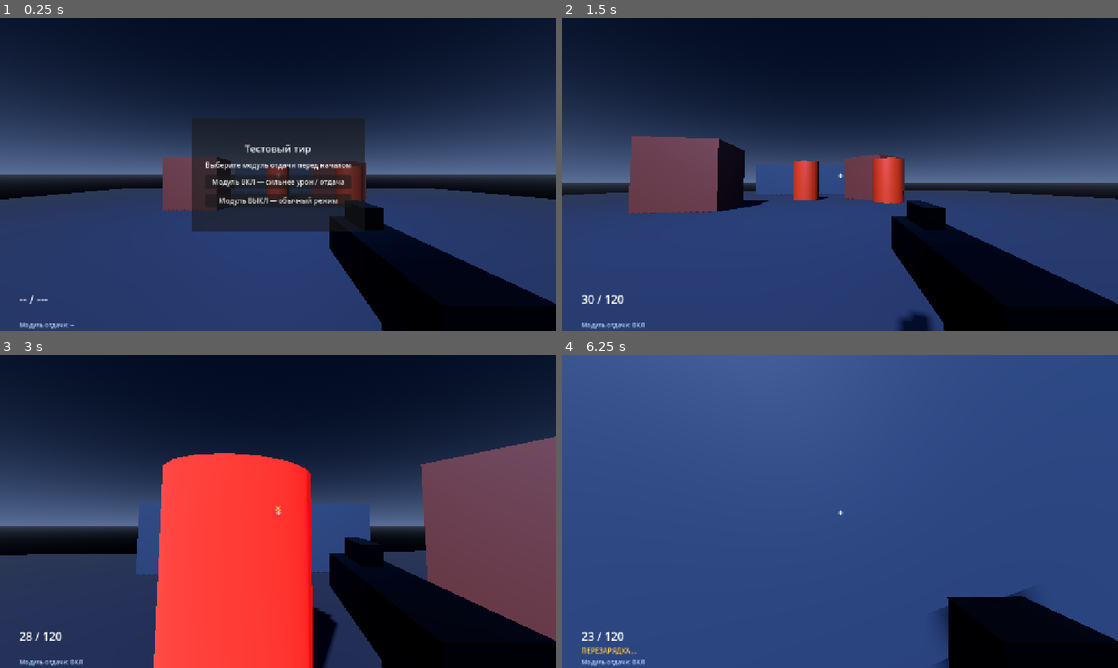
Above: before the commit, frames 1-4 (two rows, left to right).
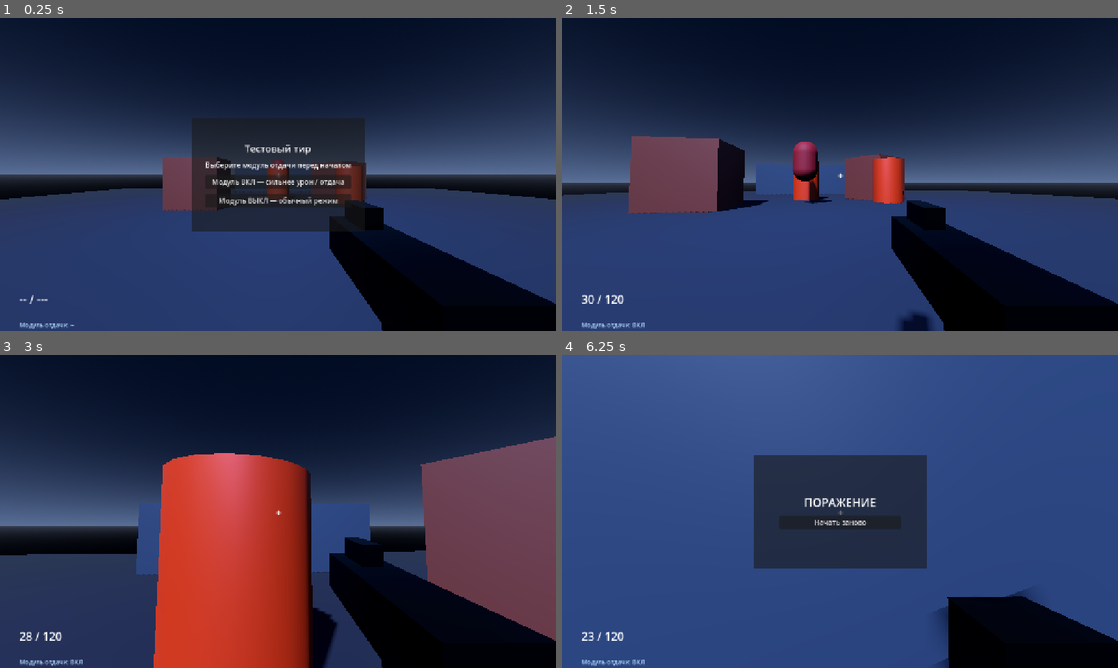
Above: after the commit, the same moments.

Repository: Rassvet-Studio/RogueShoot_New
Game: Godot game, scene res://scenes/main.tscn
The game is run twice, just before and just after one commit, with the same random seed, the same clock (stepped at 60 frames per second) and the same inputs.
Inputs (mouse positions are in pixels of both pictures, inside the frame that each line leads up to):
- Up to frame 1 (0.25 s): no input
- Up to frame 2 (1.5 s): click "Модуль ВКЛ — сильнее урон / о…" at 0.5 s; move the mouse to (867, 174) at 1.27 s; hold W (move_forward) from 1.28 s (still down); hold F (spawn_enemy, bound only after the commit) from 1.28 s (still down); tap Ctrl (slide) at 1.35 s
- Up to frame 3 (3 s): keep holding W (move_forward); tap Space (jump) at 1.52, 2.27 s; move the mouse to (250, 511) at 2.02 s; release F (spawn_enemy, bound only after the commit) at 2.03 s; tap F (spawn_enemy, bound only after the commit) at 2.1 s; tap Ctrl (slide) at 2.3 s; move the mouse to (289, 505) at 2.77 s; press the mouse at (289, 505) at 2.78 s
- Up to frame 4 (6.25 s): keep holding W (move_forward); tap F (spawn_enemy, bound only after the commit) at 3.05 s; move the mouse to (834, 517) at 3.52 s; release the mouse at (834, 517) at 3.53 s; tap Ctrl (slide) at 3.6, 5.1 s; tap Space (jump) at 3.77, 4.52, 5.27 s; move the mouse to (878, 514) at 4.27 s; hold F (spawn_enemy, bound only after the commit) 4.28-5.03 s; tap R (reload) at 4.9 s; move the mouse to (795, 508) at 5.02 s; move the mouse to (845, 511) at 5.77 s; hold F (spawn_enemy, bound only after the commit) from 5.78 s (still down)

The runs differ from the first frame. In frame 1, less than 0.1% of the frame differs, in the area x 48-52%, y 45-48%; in frame 2, 0.6%; in frame 3, 19%, in the area x 27-57%, y 31-100%; in frame 4, 11%.
Error after the commit: Invalid type in function 'apply_damage' in base 'StaticBody3D (DamageableTarget)'. Cannot convert argument 2 from Vector3 to Object. (res://scripts/weapons/aut…

Commit message:
feat: add basic melee enemy combat

Diff:
--- a/project.godot
+++ b/project.godot
@@ -29,6 +29,7 @@
 fire={"deadzone": 0.5, "events": [Object(InputEventMouseButton,"button_index":1)]}
 reload={"deadzone": 0.5, "events": [Object(InputEventKey,"physical_keycode":82)]}
 slide={"deadzone": 0.5, "events": [Object(InputEventKey,"physical_keycode":4194326)]}
+spawn_enemy={"deadzone": 0.5, "events": [Object(InputEventKey,"physical_keycode":70)]}
 
 [layer_names]
 3d_physics/layer_1="World"
--- /dev/null
+++ b/scenes/enemies/melee_enemy.tscn
@@ -0,0 +1,42 @@
+[gd_scene load_steps=7 format=3]
+
+[ext_resource type="Script" path="res://scripts/enemies/melee_enemy.gd" id="1_enemy"]
+[ext_resource type="Script" path="res://scripts/combat/health_component.gd" id="2_health"]
+
+[sub_resource type="CapsuleMesh" id="EnemyMesh"]
+radius = 0.55
+height = 1.8
+radial_segments = 16
+
+[sub_resource type="StandardMaterial3D" id="EnemyMaterial"]
+albedo_color = Color(0.5, 0.08, 0.12, 1)
+roughness = 0.72
+
+[sub_resource type="CapsuleShape3D" id="EnemyShape"]
+radius = 0.55
+height = 1.8
+
+[node name="MeleeEnemy" type="CharacterBody3D"]
+collision_layer = 4
+collision_mask = 1
+script = ExtResource("1_enemy")
+
+[node name="Visual" type="MeshInstance3D" parent="."]
+position = Vector3(0, 0.9, 0)
+mesh = SubResource("EnemyMesh")
+material_override = SubResource("EnemyMaterial")
+
+[node name="CollisionShape3D" type="CollisionShape3D" parent="."]
+position = Vector3(0, 0.9, 0)
+shape = SubResource("EnemyShape")
+
+[node name="NavigationAgent3D" type="NavigationAgent3D" parent="."]
+path_desired_distance = 0.35
+target_desired_distance = 1.35
+radius = 0.45
+height = 1.8
+avoidance_enabled = true
+
+[node name="Health" type="Node" parent="."]
+script = ExtResource("2_health")
+max_health = 100.0
--- a/scenes/main.tscn
+++ b/scenes/main.tscn
@@ -1,9 +1,10 @@
-[gd_scene load_steps=18 format=3]
+[gd_scene load_steps=20 format=3]
 
 [ext_resource type="PackedScene" path="res://scenes/player/player.tscn" id="1_player"]
 [ext_resource type="PackedScene" path="res://scenes/targets/target.tscn" id="3_target"]
 [ext_resource type="PackedScene" path="res://scenes/ui_range_hud.tscn" id="4_hud"]
 [ext_resource type="Script" path="res://scripts/world/main.gd" id="5_main"]
+[ext_resource type="PackedScene" path="res://scenes/enemies/melee_enemy.tscn" id="6_enemy"]
 
 [sub_resource type="ProceduralSkyMaterial" id="SkyMaterial"]
 sky_top_color = Color(0.025, 0.055, 0.12, 1)
@@ -53,11 +54,18 @@
 albedo_color = Color(0.2, 0.26, 0.34, 1)
 roughness = 0.75
 
+[sub_resource type="NavigationMesh" id="ArenaNavigationMesh"]
+vertices = PackedVector3Array(-18, 0.1, -18, 18, 0.1, -18, 18, 0.1, 18, -18, 0.1, 18)
+polygons = [PackedInt32Array(0, 1, 2, 3)]
+
 [node name="Main" type="Node3D"]
 script = ExtResource("5_main")
 
 [node name="Environment" type="WorldEnvironment" parent="."]
 environment = SubResource("Environment")
+
+[node name="NavigationRegion3D" type="NavigationRegion3D" parent="."]
+navigation_mesh = SubResource("ArenaNavigationMesh")
 
 [node name="KeyLight" type="DirectionalLight3D" parent="."]
 rotation_degrees = Vector3(-52, -28, 0)
@@ -93,6 +101,10 @@
 [node name="Collision" type="CollisionShape3D" parent="ObstacleA"]
 shape = SubResource("ObstacleShape")
 
+[node name="NavigationObstacle3D" type="NavigationObstacle3D" parent="ObstacleA"]
+height = 2.5
+radius = 1.8
+
 [node name="ObstacleB" type="StaticBody3D" parent="."]
 position = Vector3(4, 1.25, -8)
 rotation_degrees = Vector3(0, 35, 0)
@@ -105,6 +117,10 @@
 [node name="Collision" type="CollisionShape3D" parent="ObstacleB"]
 shape = SubResource("ObstacleShape")
 
+[node name="NavigationObstacle3D" type="NavigationObstacle3D" parent="ObstacleB"]
+height = 2.5
+radius = 1.8
+
 [node name="BackWall" type="StaticBody3D" parent="."]
 position = Vector3(0, 1.25, -13)
 collision_layer = 1
@@ -116,8 +132,15 @@
 [node name="Collision" type="CollisionShape3D" parent="BackWall"]
 shape = SubResource("WallShape")
 
+[node name="NavigationObstacle3D" type="NavigationObstacle3D" parent="BackWall"]
+height = 2.5
+radius = 4.0
+
 [node name="Player" parent="." instance=ExtResource("1_player")]
 position = Vector3(0, 0.2, 5)
+
+[node name="MeleeEnemy" parent="." instance=ExtResource("6_enemy")]
+position = Vector3(0, 1.1, -10)
 
 [node name="TargetLeft" parent="." instance=ExtResource("3_target")]
 position = Vector3(-4, 1.1, -5)
--- a/scenes/player/player.tscn
+++ b/scenes/player/player.tscn
@@ -1,7 +1,8 @@
-[gd_scene load_steps=8 format=3]
+[gd_scene load_steps=9 format=3]
 
 [ext_resource type="Script" path="res://scripts/player/fps_player.gd" id="1_player"]
 [ext_resource type="PackedScene" path="res://scenes/weapons/automatic_rifle.tscn" id="2_rifle"]
+[ext_resource type="Script" path="res://scripts/combat/health_component.gd" id="3_health"]
 
 [sub_resource type="CapsuleShape3D" id="CapsuleShape_player"]
 radius = 0.45
@@ -43,3 +44,7 @@
 near = 0.05
 
 [node name="AutomaticRifle" parent="CameraPivot" instance=ExtResource("2_rifle")]
+
+[node name="Health" type="Node" parent="."]
+script = ExtResource("3_health")
+max_health = 100.0
--- a/scenes/targets/target.tscn
+++ b/scenes/targets/target.tscn
@@ -1,6 +1,7 @@
-[gd_scene load_steps=5 format=3]
+[gd_scene load_steps=6 format=3]
 
 [ext_resource type="Script" path="res://scripts/weapons/damageable_target.gd" id="1_target"]
+[ext_resource type="Script" path="res://scripts/combat/health_component.gd" id="2_health"]
 
 [sub_resource type="CylinderMesh" id="TargetMesh"]
 top_radius = 0.72
@@ -29,3 +30,7 @@
 
 [node name="CollisionShape3D" type="CollisionShape3D" parent="."]
 shape = SubResource("TargetShape")
+
+[node name="Health" type="Node" parent="."]
+script = ExtResource("2_health")
+max_health = 100.0
--- a/scenes/ui_range_hud.tscn
+++ b/scenes/ui_range_hud.tscn
@@ -58,6 +58,37 @@
 theme_override_font_sizes/font_size = 14
 text = "СКОЛЬЖЕНИЕ: ГОТОВО"
 
+[node name="Health" type="ProgressBar" parent="Margin/VBox"]
+custom_minimum_size = Vector2(250, 18)
+layout_mode = 2
+max_value = 100.0
+value = 100.0
+show_percentage = true
+
+[node name="DefeatPanel" type="PanelContainer" parent="."]
+offset_left = 440.0
+offset_top = 230.0
+offset_right = 840.0
+offset_bottom = 490.0
+
+[node name="Center" type="CenterContainer" parent="DefeatPanel"]
+layout_mode = 2
+
+[node name="VBox" type="VBoxContainer" parent="DefeatPanel/Center"]
+custom_minimum_size = Vector2(280, 0)
+layout_mode = 2
+theme_override_constants/separation = 12
+
+[node name="Title" type="Label" parent="DefeatPanel/Center/VBox"]
+layout_mode = 2
+theme_override_font_sizes/font_size = 26
+text = "ПОРАЖЕНИЕ"
+horizontal_alignment = 1
+
+[node name="Restart" type="Button" parent="DefeatPanel/Center/VBox"]
+layout_mode = 2
+text = "Начать заново"
+
 [node name="SetupPanel" type="PanelContainer" parent="."]
 offset_left = 440.0
 offset_top = 230.0
--- /dev/null
+++ b/scripts/combat/health_component.gd
@@ -0,0 +1,34 @@
+class_name HealthComponent
+extends Node
+## Reusable health and damage contract for players, enemies and future network actors.
+
+signal health_changed(current: float, maximum: float)
+signal died
+
+@export var max_health: float = 100.0
+var current_health: float
+var is_dead: bool = false
+
+func _ready() -> void:
+	reset_health()
+
+func reset_health() -> void:
+	current_health = max_health
+	is_dead = false
+	health_changed.emit(current_health, max_health)
+
+func apply_damage(amount: float, _source: Node = null) -> bool:
+	if is_dead or amount <= 0.0:
+		return false
+	current_health = maxf(current_health - amount, 0.0)
+	health_changed.emit(current_health, max_health)
+	if current_health <= 0.0:
+		is_dead = true
+		died.emit()
+	return true
+
+func heal(amount: float) -> void:
+	if is_dead or amount <= 0.0:
+		return
+	current_health = minf(current_health + amount, max_health)
+	health_changed.emit(current_health, max_health)
--- /dev/null
+++ b/scripts/enemies/melee_enemy.gd
@@ -0,0 +1,156 @@
+class_name MeleeEnemy
+extends CharacterBody3D
+## Small navigation-driven melee enemy. Target selection is group-based for future co-op.
+
+@export_category("Detection")
+@export var detection_radius: float = 18.0
+@export var attack_range: float = 1.7
+@export_category("Movement")
+@export var move_speed: float = 3.2
+@export var acceleration: float = 12.0
+@export var stopping_acceleration: float = 18.0
+@export_category("Attack")
+@export var attack_damage: float = 15.0
+@export var attack_interval: float = 1.1
+@export var attack_windup: float = 0.18
+
+@onready var navigation_agent: NavigationAgent3D = $NavigationAgent3D
+@onready var health: HealthComponent = $Health
+@onready var visual: MeshInstance3D = $Visual
+
+var _target: Node3D
+var _attack_cooldown := 0.0
+var _attack_windup_remaining := 0.0
+var _hit_flash_remaining := 0.0
+var _base_material: Material
+var _hit_material: StandardMaterial3D
+var _attack_material: StandardMaterial3D
+
+func _ready() -> void:
+	add_to_group("enemies")
+	health.died.connect(_on_died)
+	health.health_changed.connect(_on_health_changed)
+	_base_material = visual.material_override
+	_hit_material = _make_flash_material(Color(1.0, 0.15, 0.08, 1.0))
+	_attack_material = _make_flash_material(Color(1.0, 0.65, 0.08, 1.0))
+	navigation_agent.path_desired_distance = 0.35
+	navigation_agent.target_desired_distance = attack_range * 0.8
+	navigation_agent.radius = 0.45
+	navigation_agent.height = 1.8
+	navigation_agent.avoidance_enabled = true
+	navigation_agent.max_speed = move_speed
+
+func _physics_process(delta: float) -> void:
+	if health.is_dead:
+		return
+	_attack_cooldown = maxf(_attack_cooldown - delta, 0.0)
+	if _attack_windup_remaining > 0.0:
+		_attack_windup_remaining -= delta
+		if _attack_windup_remaining <= 0.0:
+			_perform_attack()
+	_update_flash(delta)
+	_target = _find_target()
+	if _target == null:
+		_stop(delta)
+		move_and_slide()
+		return
+	var offset := _target.global_position - global_position
+	var distance := Vector2(offset.x, offset.z).length()
+	if distance <= attack_range:
+		_stop(delta)
+		_face_target(_target, delta)
+		_try_attack()
+	else:
+		_chase_target(delta)
+	move_and_slide()
+
+func _find_target() -> Node3D:
+	var nearest: Node3D
+	var nearest_distance := detection_radius
+	for candidate in get_tree().get_nodes_in_group("players"):
+		if not is_instance_valid(candidate) or not candidate is Node3D:
+			continue
+		if candidate.has_method("is_alive") and not candidate.is_alive():
+			continue
+		var distance := global_position.distance_to(candidate.global_position)
+		if distance <= nearest_distance:
+			nearest = candidate
+			nearest_distance = distance
+	return nearest
+
+func _chase_target(delta: float) -> void:
+	if not navigation_agent.is_navigation_finished():
+		navigation_agent.target_position = _target.global_position
+	else:
+		navigation_agent.target_position = _target.global_position
+	var next_position := navigation_agent.get_next_path_position()
+	var current_path := navigation_agent.get_current_navigation_path()
+	if current_path.size() > 1:
+		next_position = current_path[1]
+	var direction := next_position - global_position
+	direction.y = 0.0
+	if direction.length_squared() < 0.01:
+		_stop(delta)
+		return
+	direction = direction.normalized()
+	var desired := direction * move_speed
+	velocity.x = move_toward(velocity.x, desired.x, acceleration * delta)
+	velocity.z = move_toward(velocity.z, desired.z, acceleration * delta)
+	_face_direction(direction, delta)
+
+func _stop(delta: float) -> void:
+	velocity.x = move_toward(velocity.x, 0.0, stopping_acceleration * delta)
+	velocity.z = move_toward(velocity.z, 0.0, stopping_acceleration * delta)
+
+func _face_target(target: Node3D, delta: float) -> void:
+	var direction := target.global_position - global_position
+	direction.y = 0.0
+	if direction.length_squared() > 0.01:
+		_face_direction(direction.normalized(), delta)
+
+func _face_direction(direction: Vector3, delta: float) -> void:
+	var target_angle := atan2(direction.x, direction.z)
+	rotation.y = lerp_angle(rotation.y, target_angle, minf(delta * 10.0, 1.0))
+
+func _try_attack() -> void:
+	if _attack_cooldown > 0.0 or _attack_windup_remaining > 0.0:
+		return
+	_attack_cooldown = attack_interval
+	_attack_windup_remaining = attack_windup
+	visual.material_override = _attack_material
+
+func _perform_attack() -> void:
+	if _target == null or not is_instance_valid(_target):
+		return
+	if global_position.distance_to(_target.global_position) > attack_range + 0.35:
+		return
+	if _target.has_method("apply_damage"):
+		_target.apply_damage(attack_damage, self)
+
+func apply_damage(amount: float, source: Node = null) -> bool:
+	return health.apply_damage(amount, source)
+
+func _on_health_changed(current: float, _maximum: float) -> void:
+	if current < health.max_health and not health.is_dead:
+		_hit_flash_remaining = 0.12
+		visual.material_override = _hit_material
+
+func _on_died() -> void:
+	set_physics_process(false)
+	$CollisionShape3D.set_deferred("disabled", true)
+	var tween := create_tween()
+	tween.tween_property(self, "scale", Vector3.ZERO, 0.2)
+	tween.tween_callback(queue_free)
+
+func _update_flash(delta: float) -> void:
+	if _hit_flash_remaining > 0.0:
+		_hit_flash_remaining -= delta
+		if _hit_flash_remaining <= 0.0 and _attack_windup_remaining <= 0.0:
+			visual.material_override = _base_material
+
+func _make_flash_material(color: Color) -> StandardMaterial3D:
+	var material := StandardMaterial3D.new()
+	material.albedo_color = color
+	material.emission_enabled = true
+	material.emission = color * 0.45
+	return material
--- a/scripts/player/fps_player.gd
+++ b/scripts/player/fps_player.gd
@@ -3,6 +3,7 @@
 ## Extensible local player foundation. Networking can later own player_id/input authority.
 
 signal slide_state_changed(active: bool)
+signal defeated
 
 @export_category("Movement")
 @export var move_speed: float = 6.0
@@ -27,6 +28,7 @@
 
 @onready var camera_pivot: Node3D = $CameraPivot
 @onready var camera: Camera3D = $CameraPivot/Camera3D
+@onready var health: HealthComponent = $Health
 
 var _pitch_degrees := 0.0
 var _recoil_pitch := 0.0
@@ -48,6 +50,7 @@
 
 func _ready() -> void:
 	add_to_group("players")
+	health.died.connect(_on_died)
 	_capture_mouse()
 
 func start_control() -> void:
@@ -60,6 +63,9 @@
 		_rotate_view(event.relative)
 
 func _physics_process(delta: float) -> void:
+	if not is_alive():
+		velocity = Vector3.ZERO
+		return
 	_slide_cooldown_remaining = move_toward(_slide_cooldown_remaining, 0.0, delta)
 	var was_on_floor := is_on_floor()
 	if not is_on_floor():
@@ -125,6 +131,16 @@
 func _horizontal_speed() -> float:
 	return Vector2(velocity.x, velocity.z).length()
 
+func apply_damage(amount: float, source: Node = null) -> bool:
+	return health.apply_damage(amount, source)
+
+func is_alive() -> bool:
+	return not health.is_dead
+
+func _on_died() -> void:
+	_end_slide()
+	defeated.emit()
+
 func _rotate_view(relative_motion: Vector2) -> void:
 	rotate_y(deg_to_rad(-relative_motion.x * mouse_sensitivity))
 	_pitch_degrees = clamp(_pitch_degrees - relative_motion.y * mouse_sensitivity, min_pitch, max_pitch)
--- a/scripts/ui/range_hud.gd
+++ b/scripts/ui/range_hud.gd
@@ -6,11 +6,14 @@
 @onready var hit_marker: Label = $HitMarker
 @onready var module_label: Label = $Margin/VBox/Module
 @onready var slide_label: Label = $Margin/VBox/Slide
+@onready var health_bar: ProgressBar = $Margin/VBox/Health
+@onready var defeat_panel: PanelContainer = $DefeatPanel
 var _hit_marker_time := 0.0
 var _player: FPSPlayer
 
 func _ready() -> void:
 	hit_marker.visible = false
+	defeat_panel.hide()
 
 func bind_weapon(weapon: AutomaticRifle) -> void:
 	weapon.ammo_changed.connect(_on_ammo_changed)
@@ -22,6 +25,20 @@
 
 func bind_player(player: FPSPlayer) -> void:
 	_player = player
+	_player.health.health_changed.connect(_on_player_health_changed)
+	_player.health.died.connect(show_defeat)
+	_on_player_health_changed(_player.health.current_health, _player.health.max_health)
+
+func is_defeat_visible() -> bool:
+	return defeat_panel.visible
+
+func show_defeat() -> void:
+	defeat_panel.show()
+	status_label.text = ""
+
+func _on_player_health_changed(current: float, maximum: float) -> void:
+	health_bar.max_value = maximum
+	health_bar.value = current
 
 func _update_slide_indicator() -> void:
 	if _player == null:
--- a/scripts/weapons/damageable_target.gd
+++ b/scripts/weapons/damageable_target.gd
@@ -1,27 +1,23 @@
 class_name DamageableTarget
 extends StaticBody3D
-## Small target contract for future enemies and network-owned actors.
+## Target wrapper that delegates damage to the reusable health component.
 
-signal health_changed(current: float, maximum: float)
-signal defeated
-
-@export var max_health: float = 100.0
 @export var hit_flash_duration: float = 0.12
 @onready var visual: MeshInstance3D = $Visual
-@onready var collision_shape: CollisionShape3D = $CollisionShape3D
+@onready var health: HealthComponent = $Health
 
-var health: float
 var _base_material: Material
 var _hit_material: StandardMaterial3D
 var _flash_time := 0.0
 
 func _ready() -> void:
-	health = max_health
 	_base_material = visual.material_override
 	_hit_material = StandardMaterial3D.new()
 	_hit_material.albedo_color = Color(1.0, 0.18, 0.1, 1.0)
 	_hit_material.emission_enabled = true
 	_hit_material.emission = Color(0.8, 0.05, 0.02, 1.0)
+	health.health_changed.connect(_on_health_changed)
+	health.died.connect(_on_died)
 
 func _process(delta: float) -> void:
 	if _flash_time > 0.0:
@@ -29,17 +25,17 @@
 		if _flash_time <= 0.0:
 			visual.material_override = _base_material
 
-func apply_damage(amount: float, _hit_position: Vector3 = Vector3.ZERO) -> void:
-	if health <= 0.0:
-		return
-	health = maxf(health - amount, 0.0)
-	_flash_time = hit_flash_duration
-	visual.material_override = _hit_material
-	health_changed.emit(health, max_health)
-	if health <= 0.0:
-		defeated.emit()
-		# Keep the target in the range as a reusable resettable test object.
-		await get_tree().create_timer(0.35).timeout
-		health = max_health
+func apply_damage(amount: float, source: Node = null) -> bool:
+	return health.apply_damage(amount, source)
+
+func _on_health_changed(current: float, _maximum: float) -> void:
+	if current < health.max_health and not health.is_dead:
+		_flash_time = hit_flash_duration
+		visual.material_override = _hit_material
+
+func _on_died() -> void:
+	# Targets reset instead of leaving the range, so the firing test remains repeatable.
+	await get_tree().create_timer(0.35).timeout
+	if is_instance_valid(self):
+		health.reset_health()
 		visual.material_override = _base_material
-		health_changed.emit(health, max_health)
--- a/scripts/world/main.gd
+++ b/scripts/world/main.gd
@@ -6,16 +6,40 @@
 @onready var setup_panel: PanelContainer = $RangeHUD/SetupPanel
 @onready var module_on_button: Button = $RangeHUD/SetupPanel/Center/VBox/ModuleOn
 @onready var module_off_button: Button = $RangeHUD/SetupPanel/Center/VBox/ModuleOff
+@onready var restart_button: Button = $RangeHUD/DefeatPanel/Center/VBox/Restart
+@export var enemy_scene: PackedScene = preload("res://scenes/enemies/melee_enemy.tscn")
+
+var _spawn_index := 0
+var _enemy_spawn_points := [Vector3(-8, 1.1, -8), Vector3(8, 1.1, -8), Vector3(0, 1.1, -11)]
 
 func _ready() -> void:
 	Input.mouse_mode = Input.MOUSE_MODE_VISIBLE
 	hud.bind_player(player)
 	module_on_button.pressed.connect(_select_module.bind(true))
 	module_off_button.pressed.connect(_select_module.bind(false))
+	restart_button.pressed.connect(_restart_test)
+	player.defeated.connect(_on_player_defeated)
 	setup_panel.show()
+
+func _unhandled_input(event: InputEvent) -> void:
+	if event.is_action_pressed("spawn_enemy") and not setup_panel.visible and not hud.is_defeat_visible():
+		_spawn_enemy()
 
 func _select_module(enabled: bool) -> void:
 	rifle.setup(WeaponConfig.for_module(enabled))
 	hud.bind_weapon(rifle)
 	setup_panel.hide()
 	player.start_control()
+
+func _spawn_enemy() -> void:
+	var enemy := enemy_scene.instantiate()
+	add_child(enemy)
+	enemy.global_position = _enemy_spawn_points[_spawn_index % _enemy_spawn_points.size()]
+	_spawn_index += 1
+
+func _on_player_defeated() -> void:
+	hud.show_defeat()
+	Input.mouse_mode = Input.MOUSE_MODE_VISIBLE
+
+func _restart_test() -> void:
+	get_tree().reload_current_scene()
Not shown, added: scripts/combat/health_component.gd.uid
Not shown, added: scripts/enemies/melee_enemy.gd.uid
